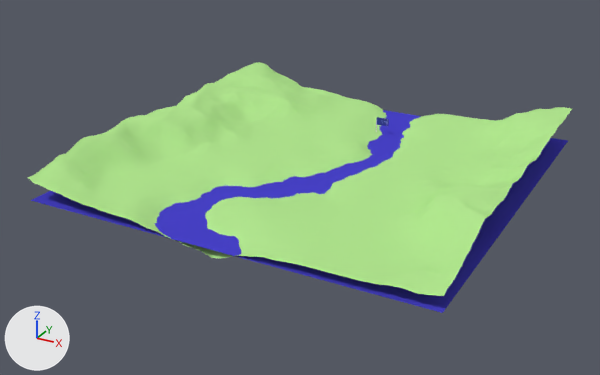
Renders of the Blender file TheHappySlaveInThegoldenCage.blend from each side of a commit.
Both versions are drawn from a 50 mm lens placed at (124.8, -243.4, 115.1), pointed at (-4.7, -7.9, -2.7). Arrows for +X, +Y and +Z are at lower left; the lights stay in place.

The scene before the commit, as lines of its bpy script (objects in view):
```python
me_landscape = bpy.data.meshes.new('Landscape')
me_landscape.from_pydata(...)  # 16384 vertices, 16129 faces; spans x -1.0..1.0, y -1.0..1.0, z 0.0..0.23
me_landscape.polygons.foreach_set('use_smooth', [True] * 16129)
me_landscape.materials.append(mat_landschaftmat)  # green #b3e790
me_landscape_plane = bpy.data.meshes.new('Landscape_plane')
me_landscape_plane.from_pydata([(-1.0, -1.0, 0.04), (-1.0, 1.0, 0.04), (1.0, -1.0, 0.04), (1.0, 1.0, 0.04)], [], [(1, 0, 2, 3)])
me_landscape_plane.polygons.foreach_set('use_smooth', [True] * 1)
me_landscape_plane.materials.append(mat_strassenmat)  # blue #4942ca
ob_landscape = bpy.data.objects.new('Landscape', me_landscape)
ob_landscape.location = (0.0, 0.0, 0.0)
ob_landscape.scale = (70.2, 70.2, 70.2)
ob_landscape_plane = bpy.data.objects.new('Landscape_plane', me_landscape_plane)
ob_landscape_plane.location = (0.0, 0.0, 0.0)
ob_landscape_plane.scale = (70.2, 70.2, 70.2)
```
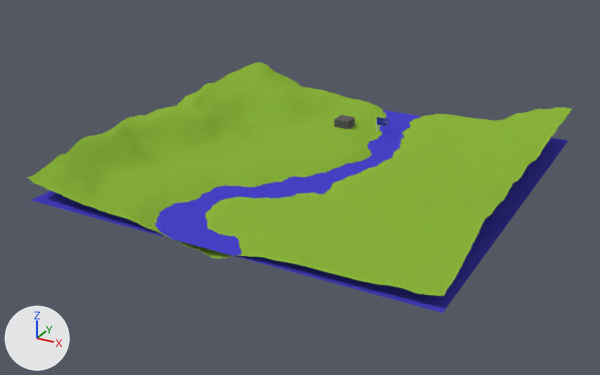
The change, as a list of edits to the scene's bpy script:
```text
Add img_ds2017_graffiti_logo_transp_png:
    img_ds2017_graffiti_logo_transp_png = load_image('DS2017-Graffiti-Logo_transp.png', 'DS2017-Graffiti-Logo_transp.png', 2065, 1114, 'sRGB')
Add mat_sandboden:
    mat_sandboden = bpy.data.materials.new('Sandboden')
    # nodes: BsdfDiffuse, Bump, MixShader, OutputMaterial, TexNoise
    # colours: green #9be74a, dark yellow #7a682d
Add mat_roadhousewall:
    mat_roadhousewall = bpy.data.materials.new('roadhousewall')
    # colours: grey #858585
    # uses the picture img_ds2017_graffiti_logo_transp_png
Change me_landscape:
    where me_landscape.from_pydata(...)  # 16384 vertices, 16129 faces; spans x -1.0..1.0, y -1.0..1.0, z 0.0..0.23
    remove me_landscape.materials.append(mat_landschaftmat)  # green #b3e790
    add me_landscape.materials.append(mat_sandboden)
Add me_cube:
    me_cube.from_pydata(...)  # a box spanning x -3.0..3.0, y -3.0..3.0, z -2.0..2.0
    me_cube.materials.append(mat_roadhousewall)
Add ob_roadhouse_proxy:
    ob_roadhouse_proxy = bpy.data.objects.new('Roadhouse_proxy', me_cube)
    ob_roadhouse_proxy.location = (-9.5, 37.2, 6.6)
    ob_roadhouse_proxy.rotation_euler = (0.0, 0.0, 1.571)  # degrees (0, 0, 90)
```

Location of each change, (x1, y1, x2, y2) in pixels of the pictures (600 x 375 px):
'Landscape', recoloured
    both: (28, 62, 572, 296)
'Roadhouse_proxy', added
    after: (334, 115, 355, 129)
